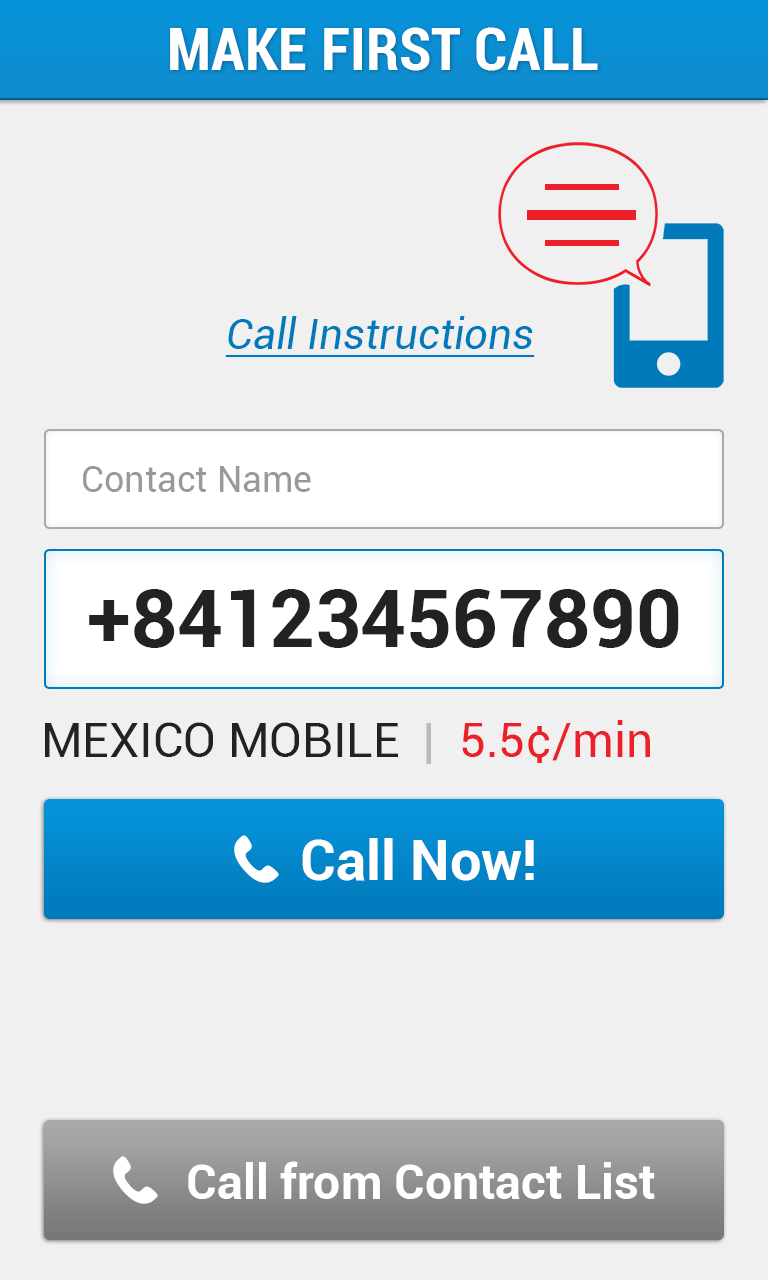
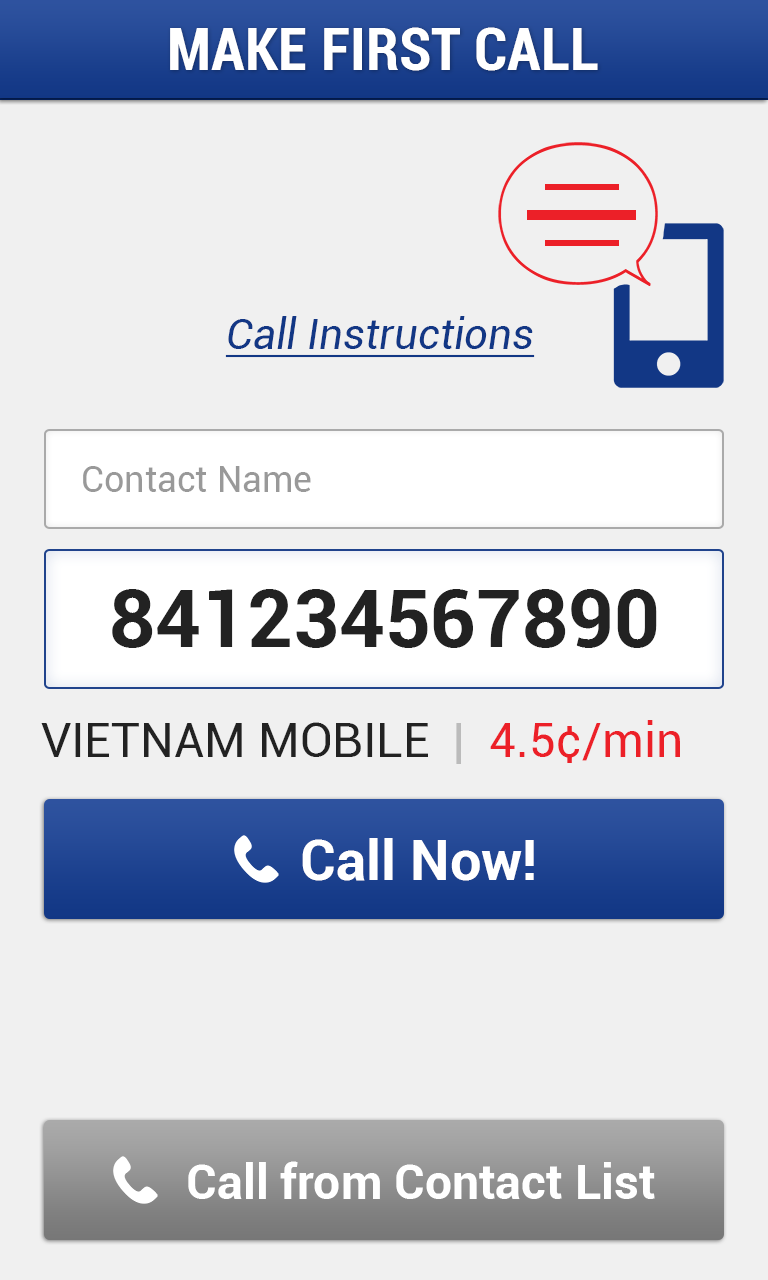
Revision of a layered 768 x 1280 image; what changed, layer by layer:
painted on "icon" (1st of 3, in "form" › "inst") over [613, 223, 724, 388]
moved "Call Instructions" into group "inst", painted on it over [225, 316, 535, 358]
renamed "+841234567890" to "841234567890", painted on it over [89, 589, 679, 648]
renamed "MEXICO MOBILE | 5.5¢/min" to "VIETNAM MOBILE | 4.5¢/min", painted on it over [41, 720, 680, 764]
